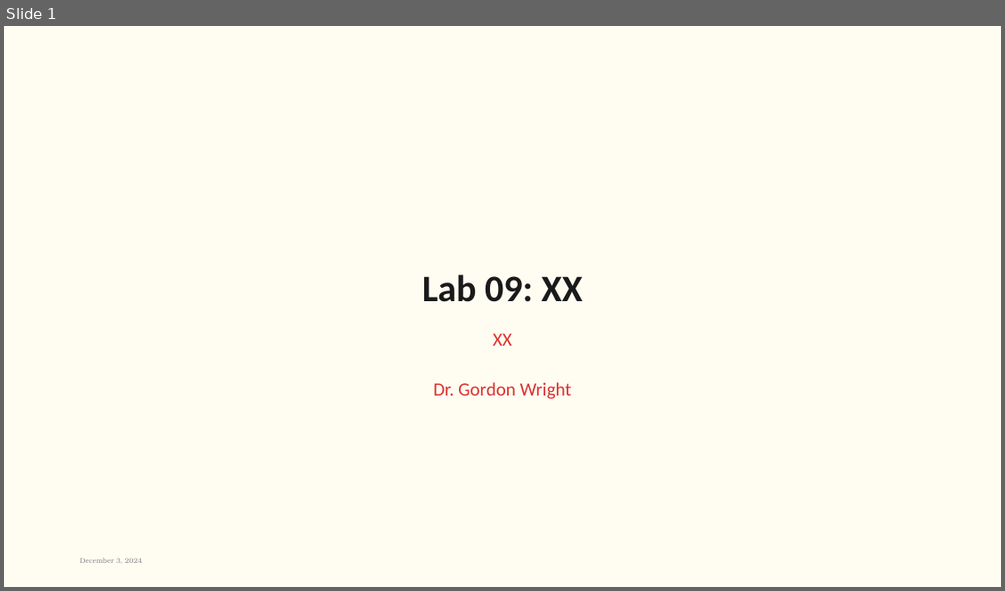
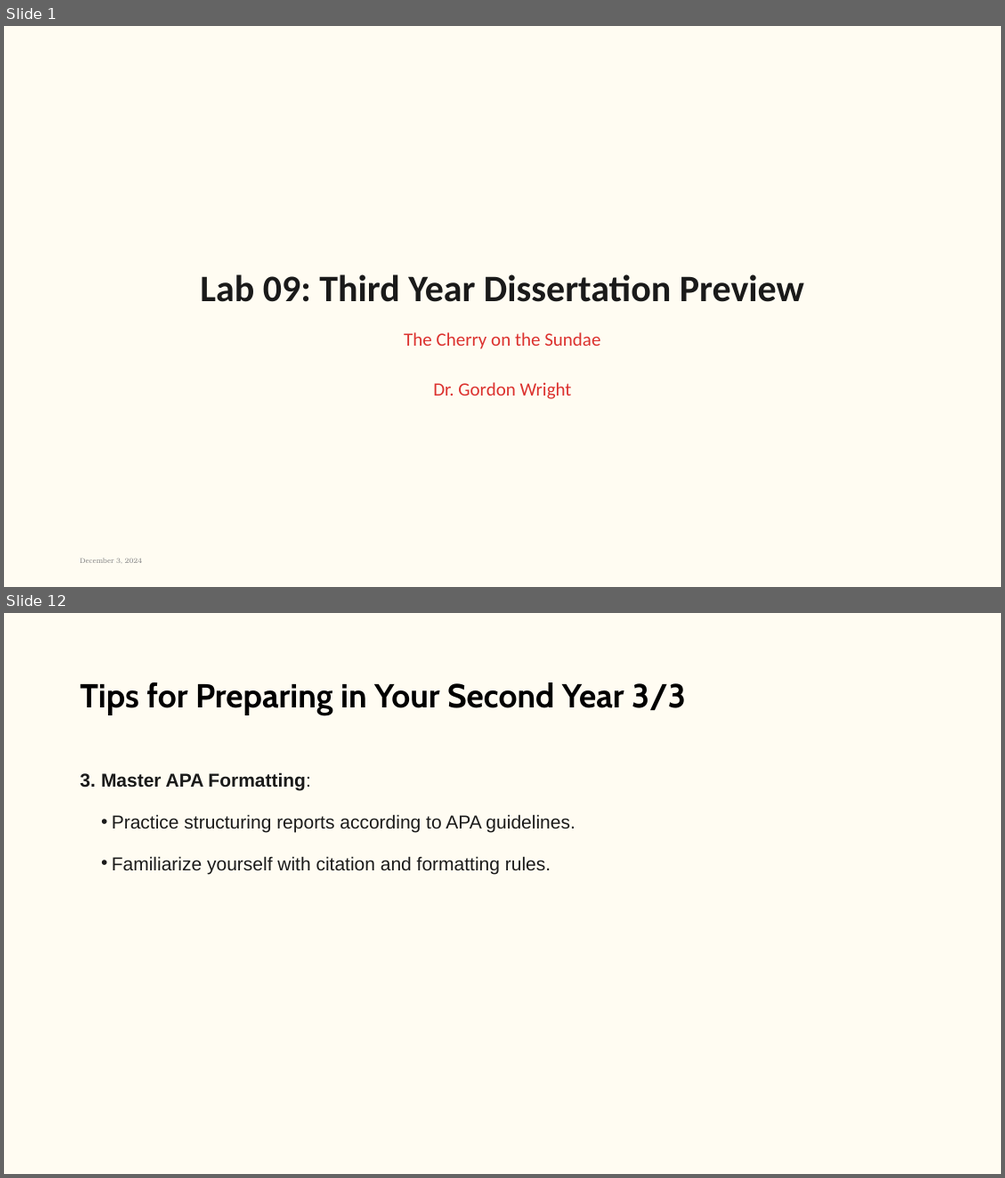
Before and after one commit to LittleMonkeyLab/PS52007Dslides, a slide deck: week09/lab.pptx. Shown one above the other, each under a label of ours: slide 1 before the commit, slides 1 and 12 after it; the slides between them are not shown. The pictures are 1005x591 and 1005x1178 pixels, drawn with LibreOffice and Linux fonts; fonts in the diff are those of the drawing; background and template pictures are left out. Boxes give left, top, right and bottom in pixels: in the first picture for what was removed or moved away, otherwise in the second. Text is boxed around its words. In the diff, an @@ line names an element or a change of style, - is before the commit and + after.

```diff
--- a/week09/lab.pptx
+++ b/week09/lab.pptx
@@ slide 12 added at box(4, 613, 1001, 1174), background #FFFCF2 @@
@@ title added at box(80, 682, 686, 714), 32 pt, text #000000, bold @@
+Tips for Preparing in Your Second Year 3/3
@@ text added at box(101, 772, 574, 874), 18 pt, text #1A1A1A @@
+3. Master APA Formatting:
+  • Practice structuring reports according to APA guidelines.
+  • Familiarize yourself with citation and formatting rules.
@@ slide 1 changed as well @@
@@ title at box(200, 274, 804, 302): text changed @@
-Lab 09: XX
+Lab 09: Third Year Dissertation Preview
@@ subtitle at box(404, 332, 600, 399): text changed @@
-XX
-Dr. Gordon Wright
+The Cherry on the Sundae
+Dr. Gordon Wright
```
Also in this commit, not shown: 16 other slides added, 2 slides removed, 37 other files.
